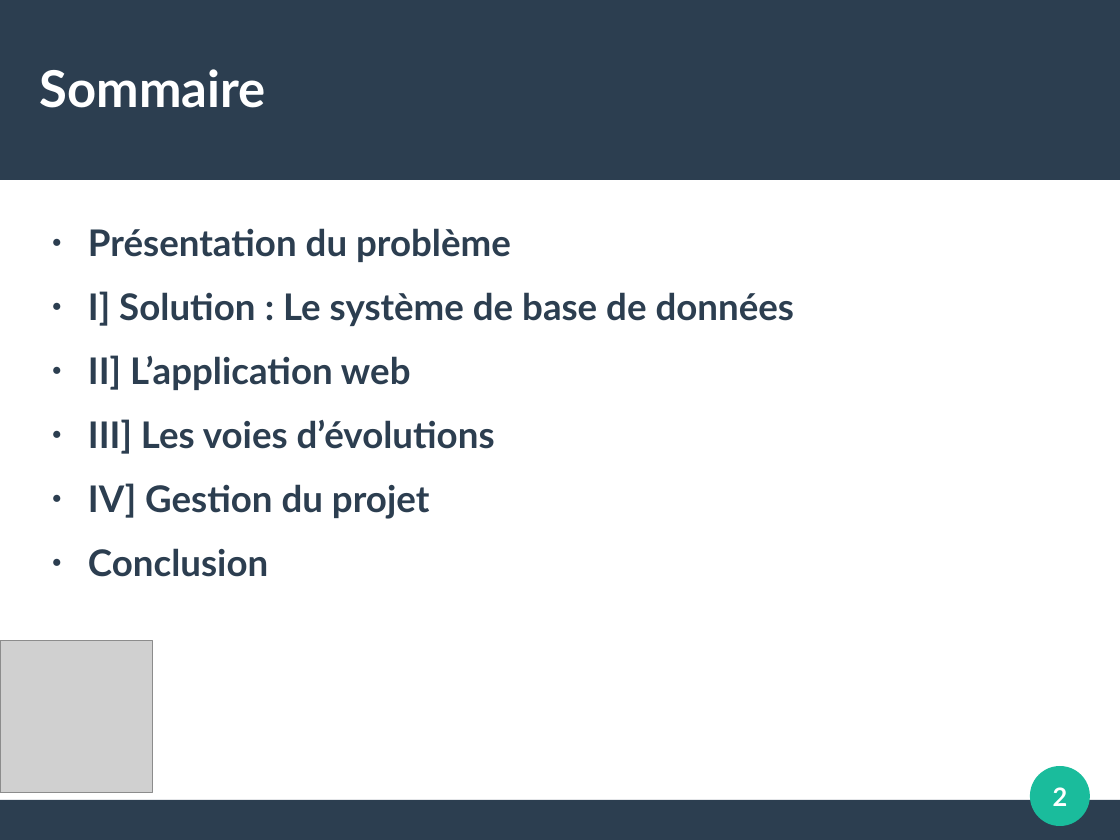
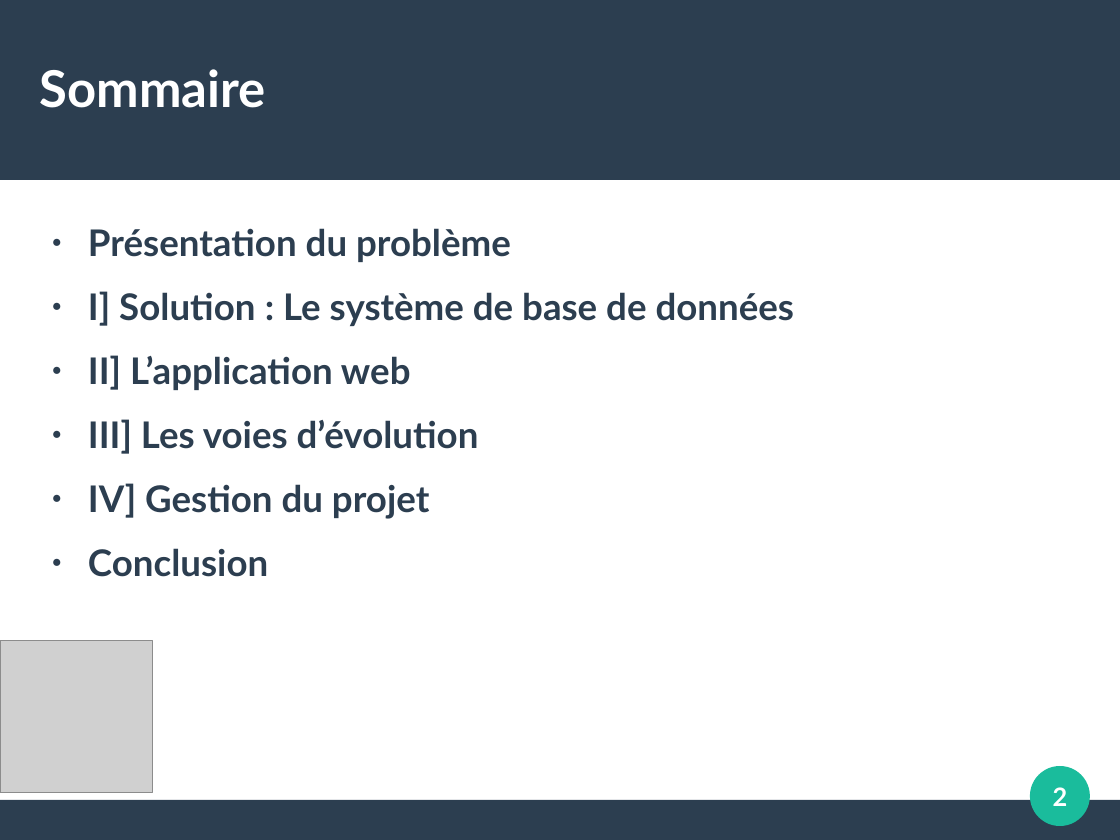
Before and after one commit to FlavienVernier/GestionEnseignantsEtudiants, a slide deck: slide 2 of DiapoSoutenance.odp. Drawn at 1120x840 pixels with LibreOffice and Linux fonts; fonts in the diff are those of the drawing; grey boxes stand for pictures. Boxes give left, top, right and bottom in pixels: in the first picture for what was removed or moved away, otherwise in the second. Text is boxed around its words. In the diff, an @@ line names an element or a change of style, - is before the commit and + after.

```diff
--- a/DiapoSoutenance.odp
+++ b/DiapoSoutenance.odp
@@ text at (88, 419, 479, 454): text changed @@
-● III] Les voies d’évolutions
+● III] Les voies d’évolution
```
Also in this commit, not shown: 5 other slides changed.
